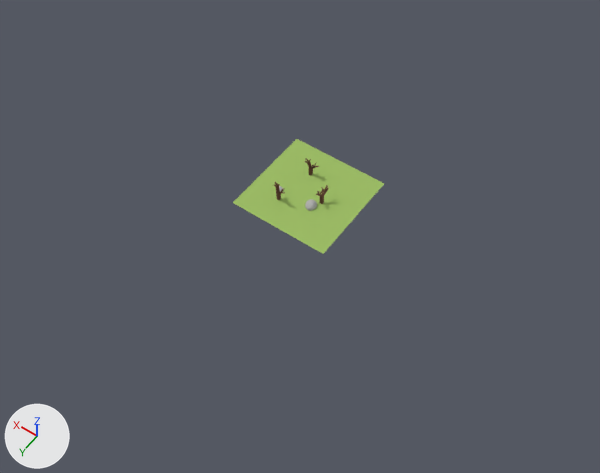
Renders of the Blender file public/models/forest/forest.blend from each side of a commit.
Both versions are drawn from a 50 mm lens placed at (-25.7, 37.3, 52.1), pointed at (-1.3, 3.1, -1.7). Every picture has the same lights, and +X, +Y and +Z are marked at lower left. Objects named as collision shapes, trigger or cutter boxes, shadow casters or lower levels of detail are left out.

The first picture shows 'Ground'.
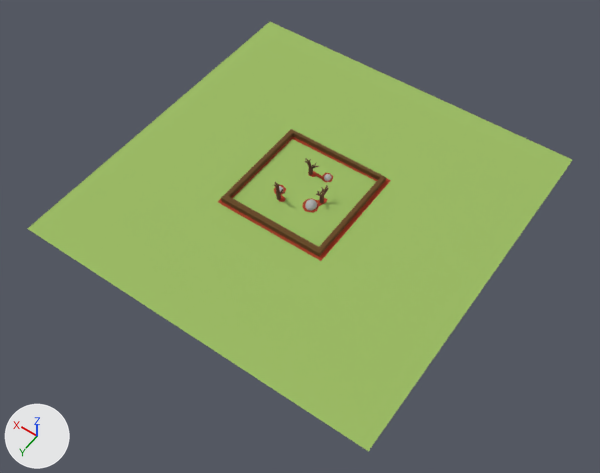
Edits to the bpy script that builds the scene:
```text
Add me_plane_002:
    me_plane_002.from_pydata(...)  # 54 vertices, 11 faces; spans x -1.23..1.23, y -1.2..1.25, z 0.0
    me_plane_002.materials.append(mat_palette)  # picture img_palette_png
Add me_cube_003:
    me_cube_003.from_pydata(...)  # 32 vertices, 32 faces; spans x -1.0..1.0, y -1.0..1.0, z -1.0..1.0
    me_cube_003.materials.append(mat_palette)  # picture img_palette_png
Change ob_ground:
    ob_ground.scale: (4.51, 4.51, 4.51) -> (16.2, 16.2, 16.2)
Add ob_obstacles:
    ob_obstacles = bpy.data.objects.new('Obstacles', me_plane_002)
    ob_obstacles.location = (0.41, -0.08, 0.02)
    ob_obstacles.scale = (4.2, 4.2, 4.2)
Add ob_rock_3:
    ob_rock_3 = bpy.data.objects.new('Rock 3', me_icosphere_001.copy())  # the mesh of ob_rock_2
    ob_rock_3.location = (-0.3, -2.32, -0.02)
    ob_rock_3.scale = (0.347, 0.347, 0.347)
Add ob_fence:
    ob_fence = bpy.data.objects.new('Fence', me_cube_003)
    ob_fence.location = (0.46, 0.05, 0.23)
    ob_fence.scale = (4.87, 4.87, 0.226)
```

Pixel boxes [x1, y1, x2, y2] of what changed, in the pictures (600 x 473 px):
'Ground', rescaled (259% wider, 271% taller)
    before: [233, 139, 384, 254]
    after: [27, 22, 572, 451]
'Fence', added (brown)
    after: [221, 129, 386, 256]
'Obstacles', added (brown)
    after: [218, 136, 391, 261]
'Rock 3', added
    after: [324, 174, 332, 181]
